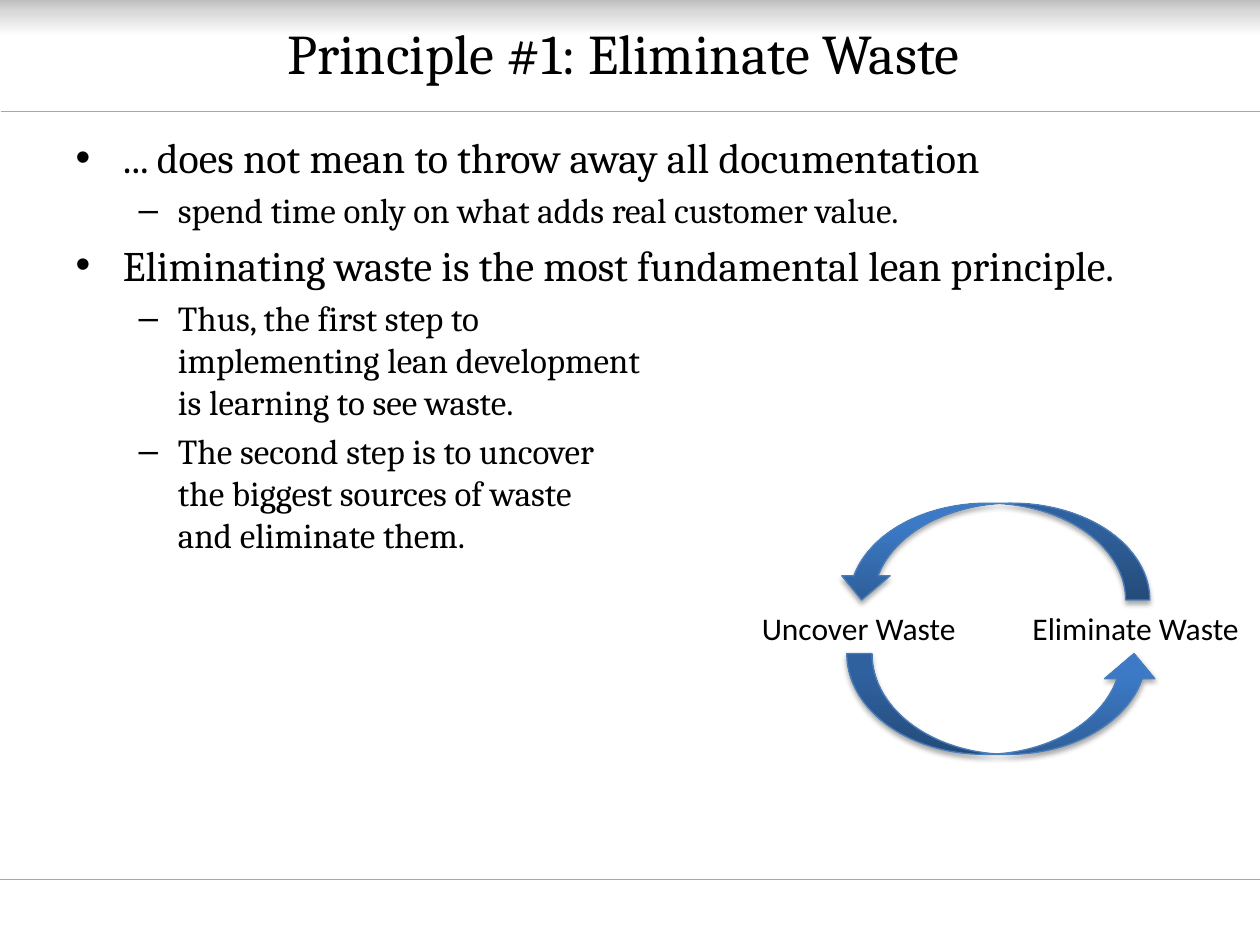
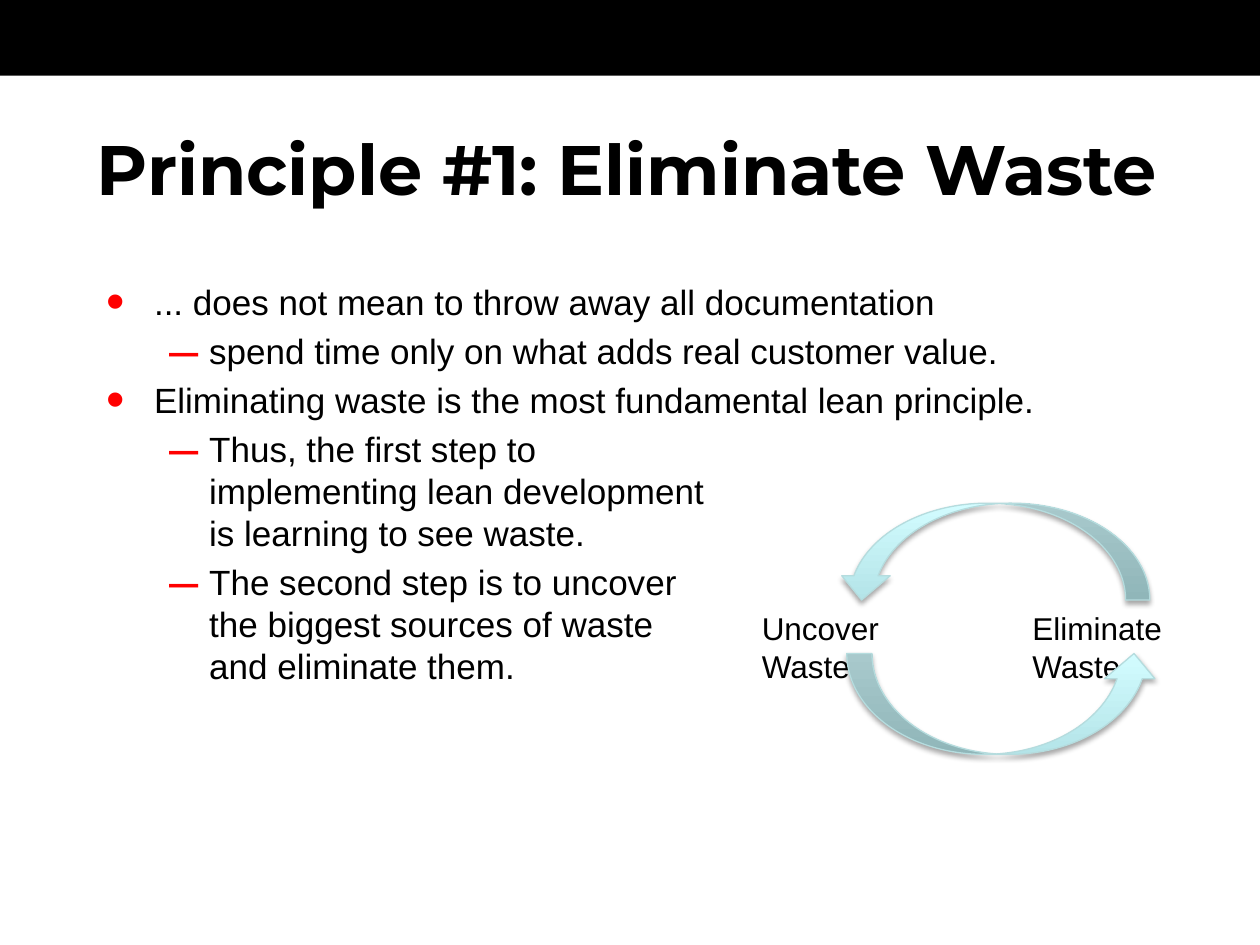
Before and after one commit to oerich/EDA397, a slide deck: slide 5 of Slides/src/agile-dev-processes-nnn-lean.pptx. Drawn at 1260x945 pixels with LibreOffice and Linux fonts; fonts in the diff are those of the drawing; background and template pictures are left out. Boxes give left, top, right and bottom in pixels: in the first picture for what was removed or moved away, otherwise in the second. Text is boxed around its words. In the diff, an @@ line names an element or a change of style, - is before the commit and + after.

Commit message:
Decision for template and one of the lean slide decks

```diff
--- a/Slides/src/agile-dev-processes-nnn-lean.pptx
+++ b/Slides/src/agile-dev-processes-nnn-lean.pptx
@@ rectangle: place and size @@
-rectangle at (0,0,1260,37)
+rectangle at (0,0,1260,76)
@@ rectangle at (0,0,1260,76): fill gradient #BFBFBF to #D9D9D9 to #FFFFFF to #000000 @@
@@ line removed from (0, 112) to (1260, 112) @@
@@ title "Principle #1: Eliminate Waste": place and size @@
-title "Principle #1: Eliminate Waste" at (287,35,959,86)
+title "Principle #1: Eliminate Waste" at (97,140,1157,209)
@@ title "Principle #1: Eliminate Waste" at (97,140,1157,209): size 32 to 40 pt, font Cambria to Montserrat, bold on; alignment centre to left @@
@@ text "... does not mean to ...": place and size @@
-text "... does not mean to ..." at (123,143,1114,549)
+text "... does not mean to ..." at (154,289,1034,680)
@@ text "... does not mean to ..." at (154,289,1034,680): size 24 to 20 pt in "... does not mean to throw away ...", "Eliminating waste is the most fundamental lean ..."; font Cambria to Arial @@
@@ curved down arrow at (838,503,1150,600): fill gradient #2F5F99 to #3D7CC7 to #3A7CCB to gradient #B5E5E9 to #D3FBFF; outline #4B7EBC 0.75 pt to #B6DCDF 0.75 pt @@
@@ text "Uncover Waste" at (762,618,879,681): font Calibri to Arial @@
@@ text "Eliminate Waste" at (1032,617,1161,684): font Calibri to Arial @@
@@ curved up arrow at (847,654,1159,755): fill gradient #2F5F99 to #3D7CC7 to #3A7CCB to gradient #B5E5E9 to #D3FBFF; outline #4B7EBC 0.75 pt to #B6DCDF 0.75 pt @@
@@ line removed from (0, 879) to (1260, 879) @@
```
Also in this commit, not shown: 19 other slides changed, 2 slides added, 2 slides removed.
